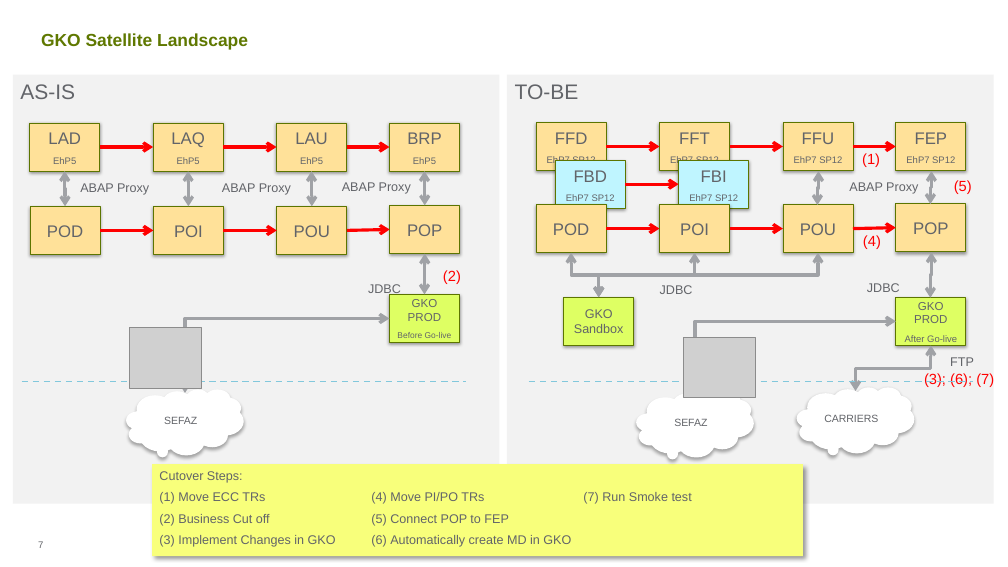
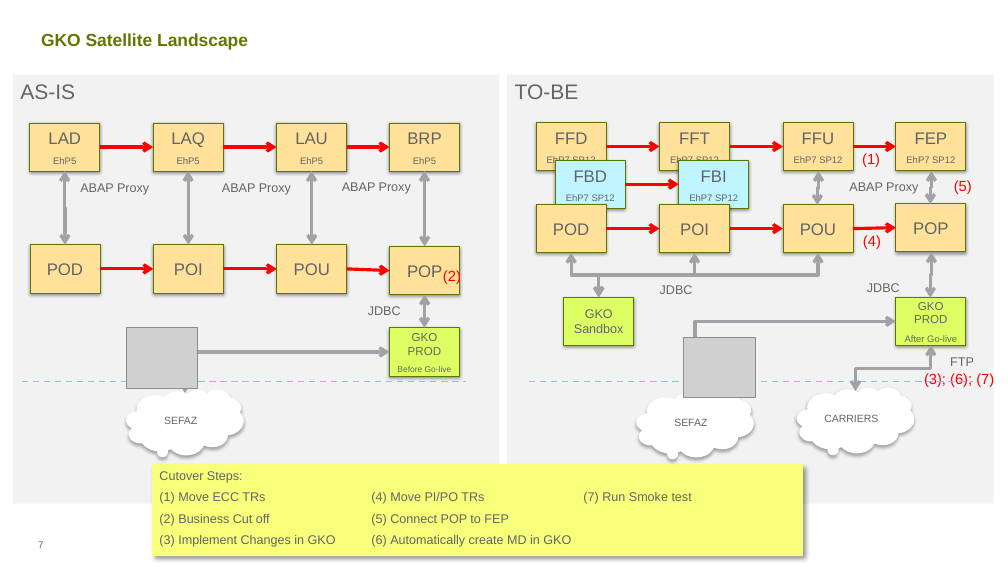
Before and after one commit to ldaher/syngenta-appmap, a slide deck: slide 7 of Satellite Status Report 20161107 vGC.PPTX. Drawn at 1008x567 pixels with LibreOffice and Linux fonts; fonts in the diff are those of the drawing; grey boxes stand for pictures; background and template pictures are left out. Boxes give left, top, right and bottom in pixels: in the first picture for what was removed or moved away, otherwise in the second. Text is boxed around its words. In the diff, an @@ line names an element or a change of style, - is before the commit and + after.

```diff
--- a/Satellite Status Report 20161107 vGC.PPTX
+++ b/Satellite Status Report 20161107 vGC.PPTX
@@ elbow double arrow moved from (65, 171) - (65, 206) to (65, 171) - (65, 245) @@
@@ elbow double arrow moved from (188, 171) - (188, 206) to (188, 171) - (188, 245) @@
@@ elbow double arrow moved from (312, 171) - (312, 206) to (312, 171) - (312, 245) @@
@@ elbow double arrow moved from (424, 171) - (425, 206) to (424, 171) - (425, 247) @@
@@ 4 rectangles, 3 arrows: place and size @@
-4 rectangles, 3 arrows at (30, 206, 461, 255)
+4 rectangles, 3 arrows at (30, 245, 460, 295)
@@ text "JDBC": place and size @@
-text "JDBC" at (368, 284, 401, 296)
+text "JDBC" at (368, 306, 401, 315)
@@ elbow double arrow moved from (425, 253) - (424, 294) to (425, 295) - (424, 328) @@
@@ picture: place and size @@
-picture at (130, 328, 201, 389)
+picture at (126, 328, 197, 389)
@@ rectangle "GKO PROD": place and size @@
-rectangle "GKO PROD" at (389, 294, 460, 343)
+rectangle "GKO PROD" at (389, 328, 460, 377)
@@ elbow double arrow moved from (389, 318) - (185, 393) to (389, 352) - (185, 393) @@
```
Also in this commit, not shown: 9 other slides changed, 1 other file.
